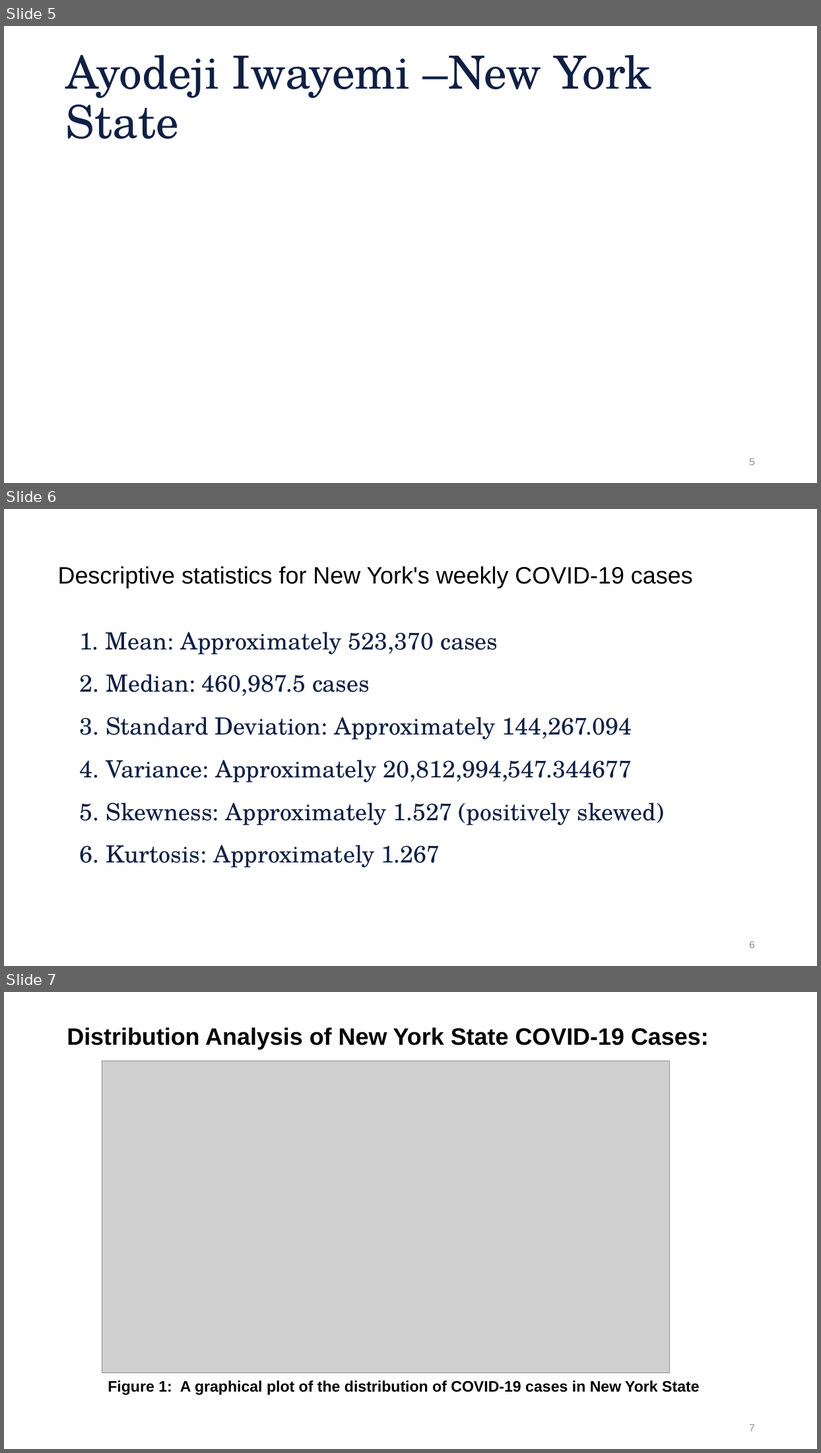
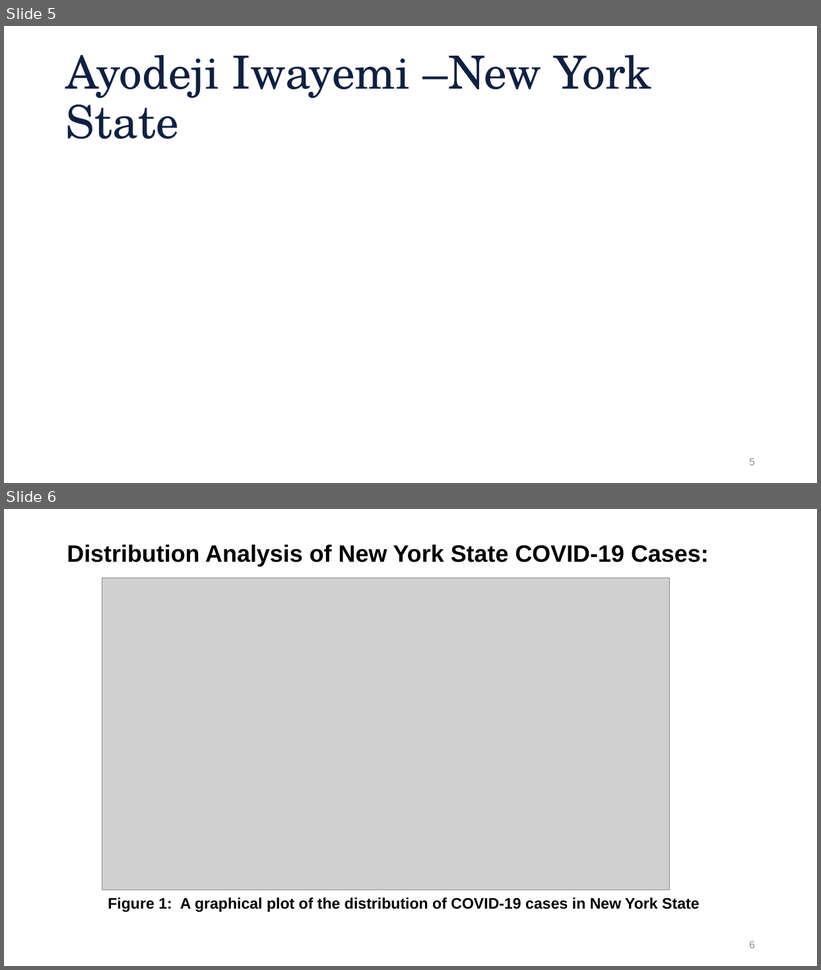
Before and after one commit to aiwayemi/Group-1, a slide deck: ProjPresentation.pptx. Shown one above the other, each under a label of ours: slides 5, 6 and 7 before the commit, slides 5 and 6 after it. The pictures are 821x1453 and 821x970 pixels, drawn with LibreOffice and Linux fonts; fonts in the diff are those of the drawing; grey boxes stand for pictures; background and template pictures are left out. Boxes give left, top, right and bottom in pixels: in the first picture for what was removed or moved away, otherwise in the second. Text is boxed around its words. In the diff, an @@ line names an element or a change of style, - is before the commit and + after.

```diff
--- a/ProjPresentation.pptx
+++ b/ProjPresentation.pptx
@@ slide 6 removed at (4,509,817,966), background #FFFFFF @@
@@ text removed at (58,566,693,588) @@
-Descriptive statistics for New York's weekly COVID-19 cases
@@ title removed at (80,632,664,868) @@
-1. Mean: Approximately 523,370 cases
-2. Median: 460,987.5 cases
-3. Standard Deviation: Approximately 144,267.094
-4. Variance: Approximately 20,812,994,547.344677
-5. Skewness: Approximately 1.527 (positively skewed)
-6. Kurtosis: Approximately 1.267
@@ page number removed at (749,941,755,949) @@
-6
@@ what was slide 7 is now slide 6 @@
@@ page number at (749,941,755,949): text changed @@
-7
+6
```
Also in this commit, not shown: 1 slide changed, 5 other slides removed.
